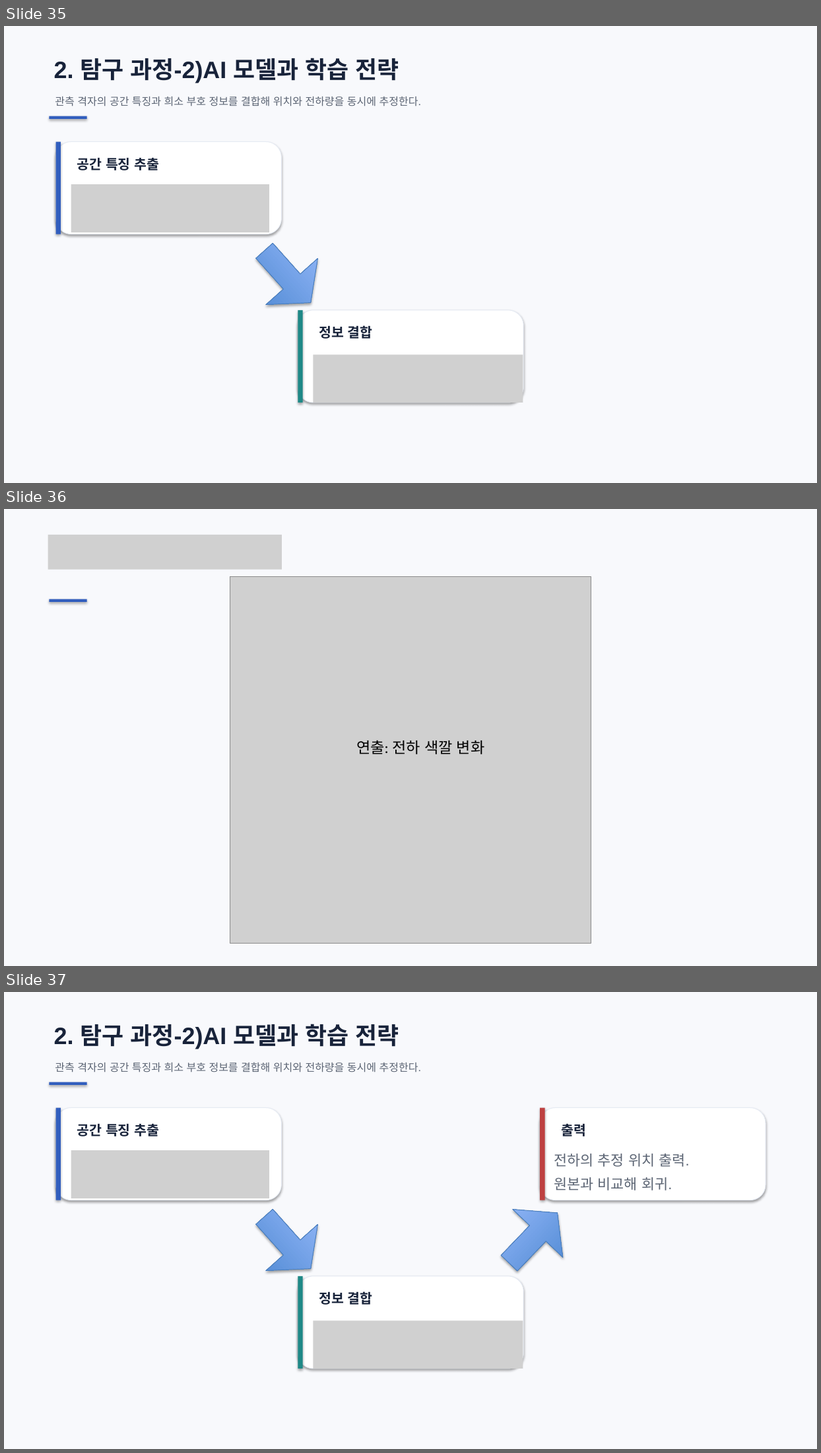
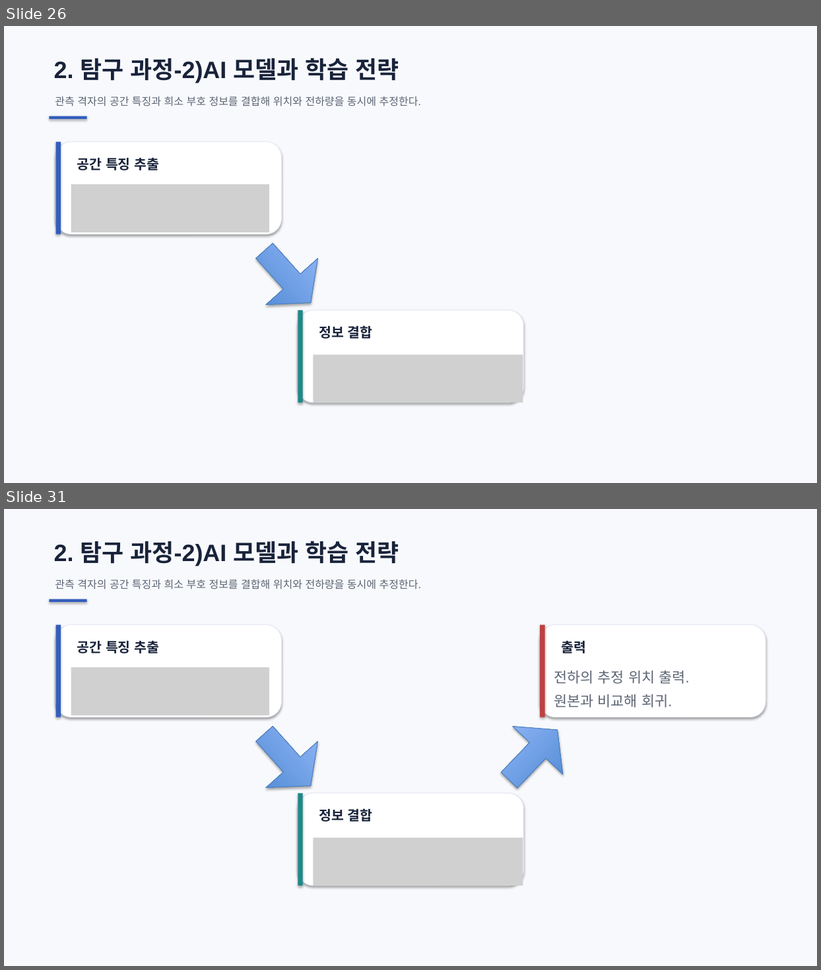
Before and after one commit to ohyunu525/KK-AI, a slide deck: Documents/보고서 파일.pptx. Shown one above the other, each under a label of ours: slides 35, 36 and 37 before the commit, slides 26 and 31 after it; the slides between them are not shown. The pictures are 821x1453 and 821x970 pixels, drawn with LibreOffice and Linux fonts; fonts in the diff are those of the drawing; grey boxes stand for pictures. Boxes give left, top, right and bottom in pixels: in the first picture for what was removed or moved away, otherwise in the second. Text is boxed around its words. In the diff, an @@ line names an element or a change of style, - is before the commit and + after.

```diff
--- a/Documents/보고서 파일.pptx
+++ b/Documents/보고서 파일.pptx
@@ slide 36 removed at [4,509,817,966], background #F8F9FC @@
@@ picture removed at [48,535,282,569] @@
@@ picture removed at [230,577,591,944] @@
@@ rectangle removed at [49,599,87,601] @@
@@ text removed at [356,740,485,755] @@
-연출: 전하 색깔 변화
@@ what was slide 35 is now slide 26 @@
@@ what was slide 37 is now slide 31 @@
```
Also in this commit, not shown: 5 slides changed, 5 slides added, 10 other slides removed, 1 other file.
